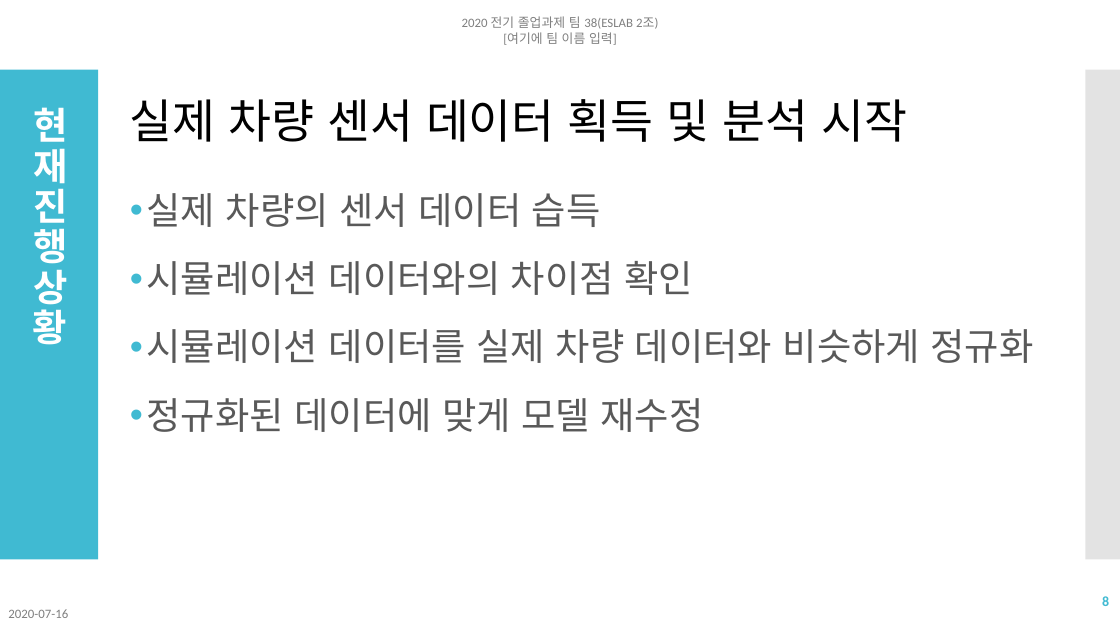
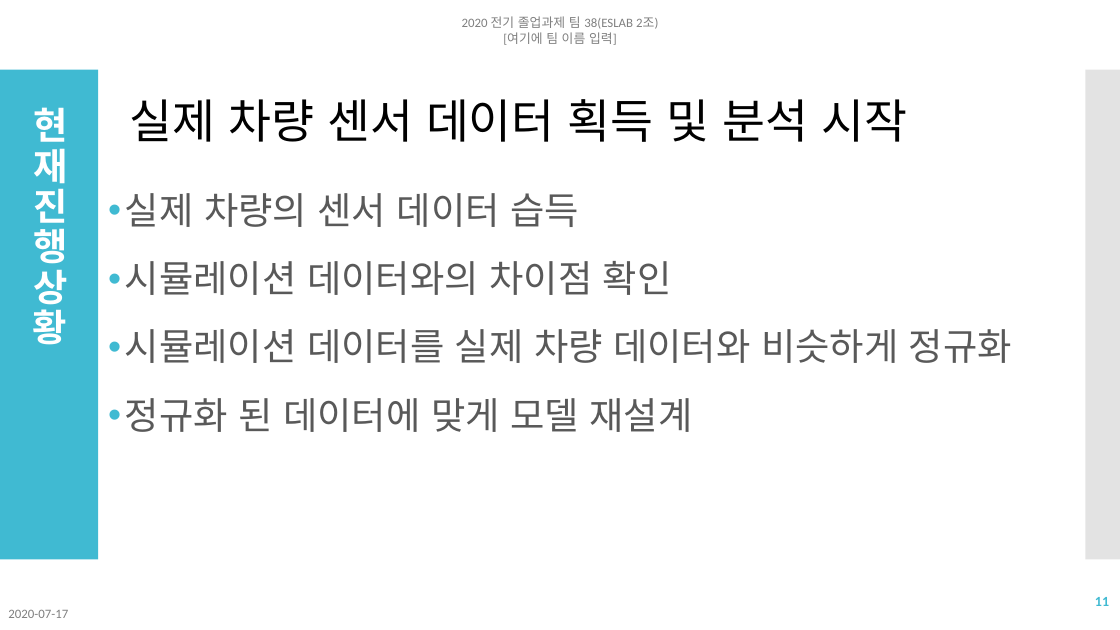
Before and after one commit to NgaAdrain/TEAM_Enter_Text_Here, a slide deck: slide 11 of Reports/졸업과제 네번째 발표 2조.pptx (slide 8 before the commit). Drawn at 1120x630 pixels with LibreOffice and Linux fonts; fonts in the diff are those of the drawing. Boxes give left, top, right and bottom in pixels: in the first picture for what was removed or moved away, otherwise in the second. Text is boxed around its words. In the diff, an @@ line names an element or a change of style, - is before the commit and + after.

```diff
--- a/Reports/졸업과제 네번째 발표 2조.pptx
+++ b/Reports/졸업과제 네번째 발표 2조.pptx
@@ text "실제 차량의 센서 데이터 습득": place and size @@
-text "실제 차량의 센서 데이터 습득" at box(147, 193, 1034, 432)
+text "실제 차량의 센서 데이터 습득" at box(125, 193, 1012, 432)
@@ text at box(125, 398, 692, 432): text changed @@
-• 정규화된 데이터에 맞게 모델 재수정
+• 정규화 된 데이터에 맞게 모델 재설계
@@ page number at box(1095, 597, 1109, 606): text changed @@
-8
+11
@@ text at box(8, 610, 68, 618): text changed @@
-2020-07-16
+2020-07-17
```
Also in this commit, not shown: 12 other slides changed, 2 slides added, 6 other files.
